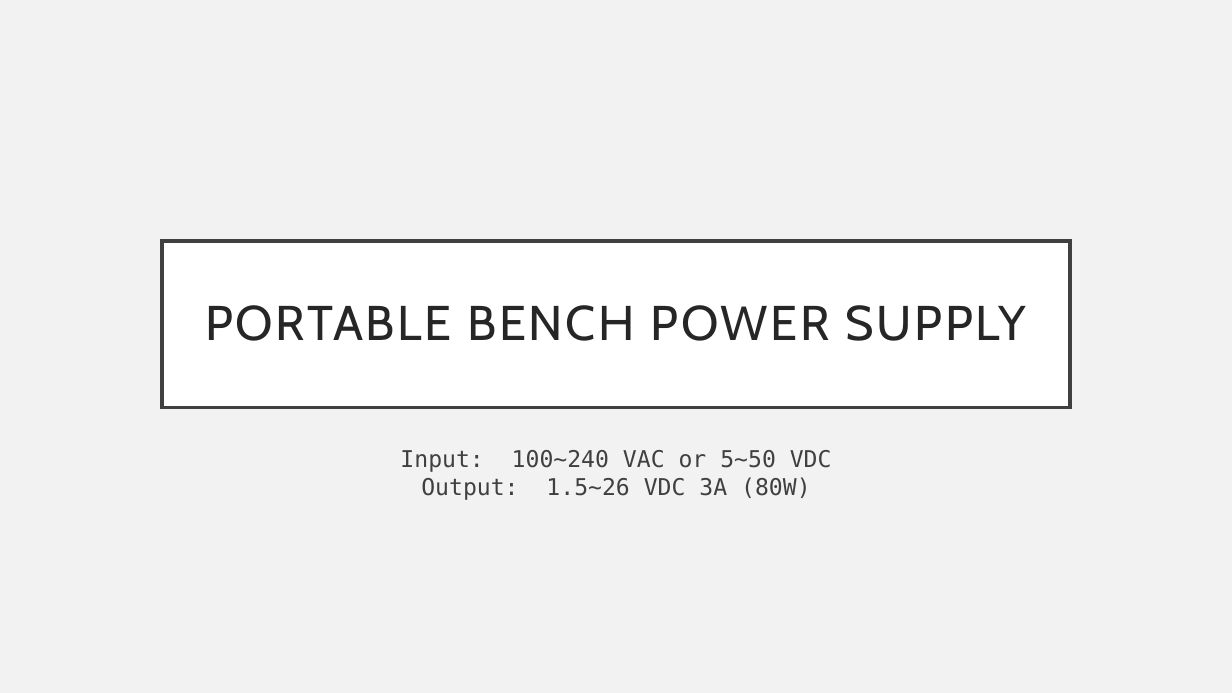
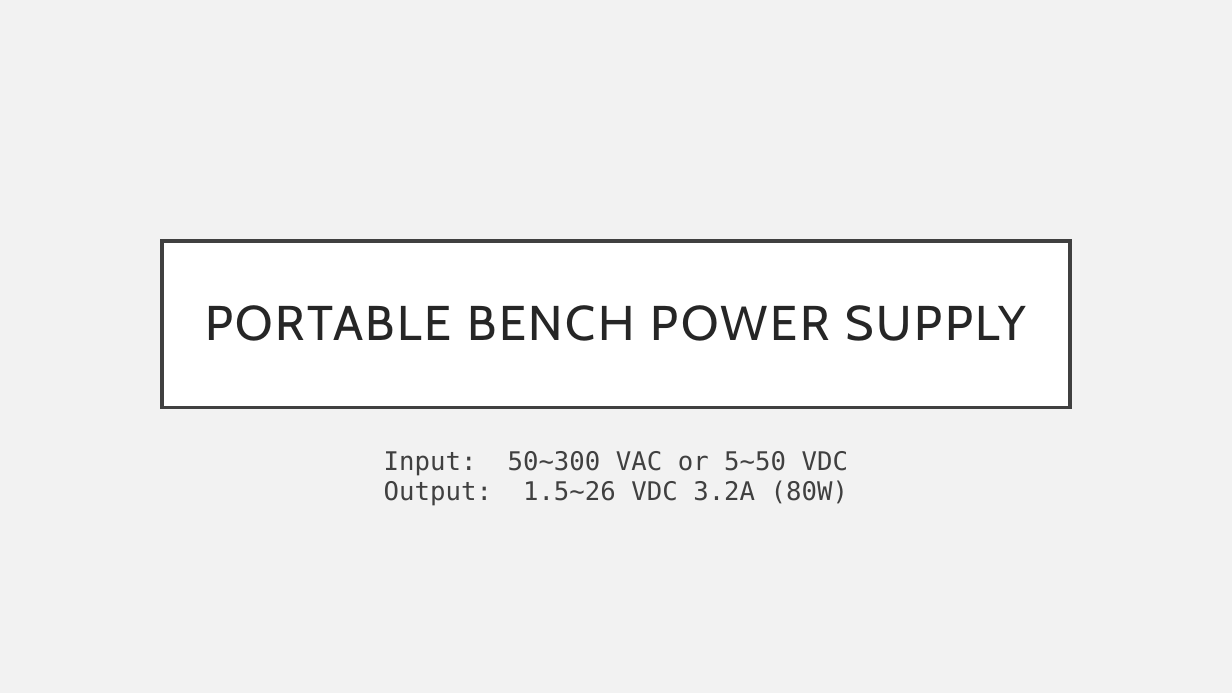
Before and after one commit to rithviknishad/auxpis-bps, a slide deck: slide 1 of docs/presentation.pptx. Drawn at 1232x693 pixels with LibreOffice and Linux fonts; fonts in the diff are those of the drawing. Boxes give left, top, right and bottom in pixels: in the first picture for what was removed or moved away, otherwise in the second. Text is boxed around its words. In the diff, an @@ line names an element or a change of style, - is before the commit and + after.

```diff
--- a/docs/presentation.pptx
+++ b/docs/presentation.pptx
@@ subtitle at (x1=384, y1=451, x2=848, y2=506): text changed; size 18 to 20 pt @@
-Input: 100~240 VAC or 5~50 VDC
-Output: 1.5~26 VDC 3A (80W)
+Input: 50~300 VAC or 5~50 VDC
+Output: 1.5~26 VDC 3.2A (80W)
```
Also in this commit, not shown: 2 other slides changed, 1 slide added, 1 other file.
